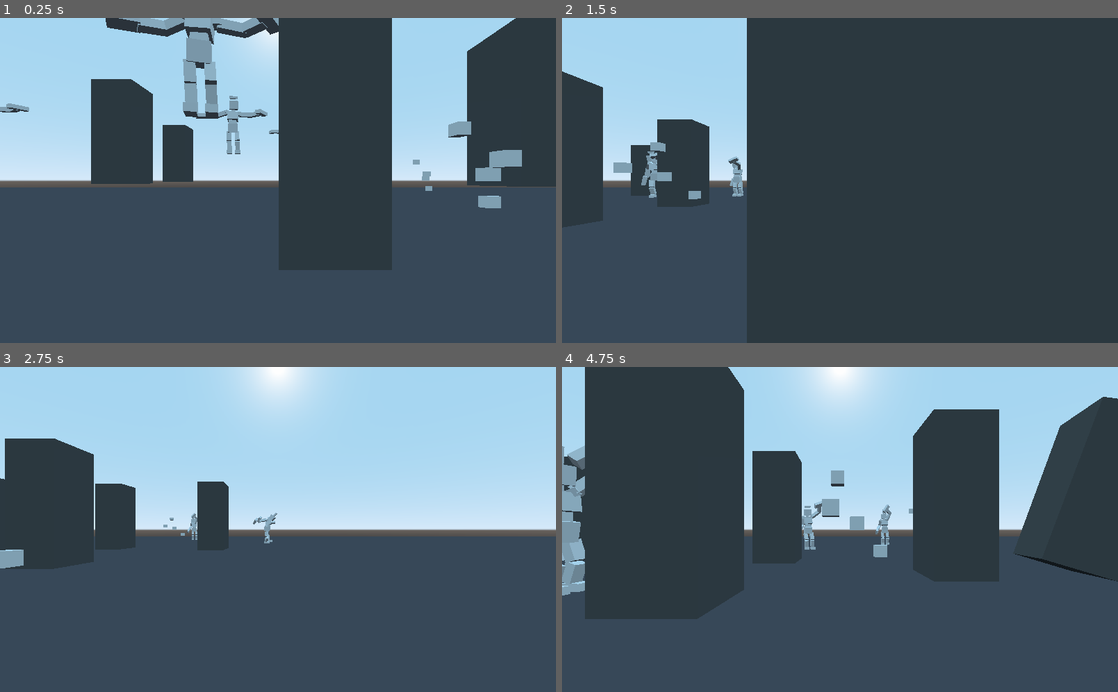
Above: before the commit, frames 1-4 (two rows, left to right).
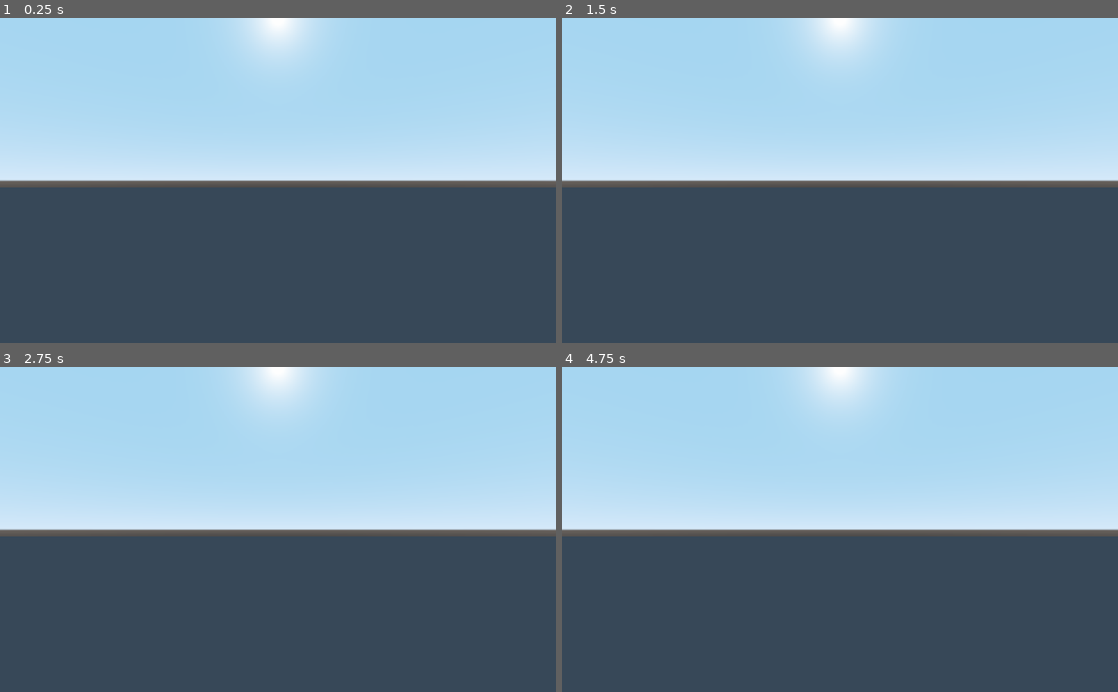
Above: after the commit, the same moments.

Repository: Schonn/GodotActiveRagdoll
Game: Godot game, scene res://Environments/BaseWorld.tscn
Two runs of this game, one before a commit and one after it. Both use one fixed random seed, a clock stepped at 60 frames per second and the inputs below.
Inputs (mouse positions are in pixels of both pictures, inside the frame that each line leads up to):
- Up to frame 1 (0.25 s): no input
- Up to frame 2 (1.5 s): move the mouse to (962, 164) at 0.52 s; hold D (gred_straferight) 0.53-1.28 s; hold Right mouse button (gred_playerpickup) 0.53-1.28 s; move the mouse to (728, 196) at 1.27 s; hold S (gred_backwards) from 1.28 s (still down); click (728, 196) at 1.35 s
- Up to frame 3 (2.75 s): move the mouse to (333, 458) at 2.02 s; release S (gred_backwards) at 2.03 s; hold D (gred_straferight) from 2.03 s (still down); hold Right mouse button (gred_playerpickup) from 2.03 s (still down)
- Up to frame 4 (4.75 s): move the mouse to (812, 594) at 2.77 s; release D (gred_straferight) at 2.78 s; release Right mouse button (gred_playerpickup) at 2.78 s; hold W (gred_forwards) 2.78-3.53 s; click (812, 594) at 2.85 s; move the mouse to (1006, 578) at 3.52 s; hold Right mouse button (gred_playerpickup) 3.53-4.28 s; hold A (gred_strafeleft) from 3.53 s (still down); move the mouse to (673, 480) at 4.27 s; click (673, 480) at 4.35 s

The runs differ from the first frame. In frame 1, 32% of the frame differs, in the area x 0-100%, y 0-78%; in frame 2, 73%, in the area x 0-100%, y 0-100%; in frame 3, 8.4%; in frame 4, 40%.
Error in both runs: Invalid call to function 'project_position' in base 'Camera'. Expected 2 arguments. (res://Objects/Characters/Player/Player.gd:37)

Commit message:
Vocal and movement logic update

Diff:
--- a/charactersim/Environments/BaseWorld.gd
+++ b/charactersim/Environments/BaseWorld.gd
@@ -331,7 +331,7 @@
 		else: #set up a generic target response
 			actionDefinition = self._getActionResponseArray(responseDictionary,"ANY",emotionValue)
 		for partSettingsArray in actionDefinition[0]:
-			var settingsChangeName = "em" + str(actionDefinition[2]) + "trpt" + str(actionDefinition[1]) + "ran" + str(actionDefinition[3])
+			var settingsChangeName = "em" + str(actionDefinition[2]) + "trpt" + str(actionDefinition[1]) + "ran" + str(actionDefinition[3]) + "dict" + responseTypeName
 			var settingsTargetPart = partSettingsArray[0]
 			var newRandomActionCooldownMax = partSettingsArray[1]
 			var targetPartMetaArray = partSettingsArray[2]
@@ -360,58 +360,60 @@
 
 #trigger collision sounds for an object depending on speed and collision state
 func _triggerPhysicsSounds(physicsObject,minimumMoveForGratingSound):
+	var impactSoundRetriggerMaxDelay = 10
 	if(physicsObject.has_node("sounds_impact") or physicsObject.has_node("sounds_scraping")):
 		if not(physicsObject.has_meta("physSoundLastCollisionState")): #make collision sounds play once
 			physicsObject.set_meta("physSoundLastCollisionState",false)
+			physicsObject.set_meta("physSoundImpactDelay",impactSoundRetriggerMaxDelay) #don't spam physics impacts
 		if(physicsObject.is_contact_monitor_enabled() == false):
 			physicsObject.contacts_reported = 1
 			physicsObject.set_contact_monitor(true)
-	if(physicsObject.has_node("sounds_impact")):
-		if(len(physicsObject.get_colliding_bodies()) > 0 and physicsObject.get_meta("physSoundLastCollisionState") == false):
-			var audioPlayerObject = physicsObject.get_node("sounds_impact").get_children()[randi() % physicsObject.get_node("sounds_impact").get_children().size()]
-			audioPlayerObject.play()
-			physicsObject.set_meta("physSoundLastCollisionState",true)
-		elif(len(physicsObject.get_colliding_bodies()) == 0 and physicsObject.get_meta("physSoundLastCollisionState") == true):
-			physicsObject.set_meta("physSoundLastCollisionState",false)
+	if (physicsObject.has_meta("physSoundImpactDelay")):
+		if(physicsObject.get_meta("physSoundImpactDelay") == 0):
+			if(physicsObject.has_node("sounds_impact")):
+				if(len(physicsObject.get_colliding_bodies()) > 0 and physicsObject.get_meta("physSoundLastCollisionState") == false):
+					var audioPlayerObject = physicsObject.get_node("sounds_impact").get_children()[randi() % physicsObject.get_node("sounds_impact").get_children().size()]
+					if (audioPlayerObject.is_playing() == false):
+						audioPlayerObject.play()
+					physicsObject.set_meta("physSoundLastCollisionState",true)
+				elif(len(physicsObject.get_colliding_bodies()) == 0 and physicsObject.get_meta("physSoundLastCollisionState") == true):
+					physicsObject.set_meta("physSoundLastCollisionState",false)
+			physicsObject.set_meta("physSoundImpactDelay",impactSoundRetriggerMaxDelay)
+		else:
+			physicsObject.set_meta("physSoundImpactDelay",physicsObject.get_meta("physSoundImpactDelay")-1)
+
 	if(physicsObject.has_node("sounds_scraping")):
+		var audioPlayerObject = physicsObject.get_node("sounds_scraping").get_children()[randi() % physicsObject.get_node("sounds_scraping").get_children().size()]
 		if(len(physicsObject.get_colliding_bodies()) > 0 and
 			physicsObject.get_linear_velocity().x > minimumMoveForGratingSound or
 			physicsObject.get_linear_velocity().y > minimumMoveForGratingSound or
-			physicsObject.get_linear_velocity().z > minimumMoveForGratingSound):
-			var audioPlayerObject = physicsObject.get_node("sounds_scraping").get_children()[randi() % physicsObject.get_node("sounds_scraping").get_children().size()]
+			physicsObject.get_linear_velocity().z > minimumMoveForGratingSound and
+			audioPlayerObject.is_playing() == false):
 			audioPlayerObject.play()
+		else:
+			audioPlayerObject.stop()
+
+#play emotion change sounds when the emotion changes
+func _triggerEmotionChangeSounds(characterObject,emotionValue):
+	if not(characterObject.has_meta("previousEmotionSoundState")):
+		characterObject.set_meta("previousEmotionSoundState",-1)
+	if(characterObject.get_meta("previousEmotionSoundState") != emotionValue): #only trigger sound on emotion change
+		if("emotionSoundSourceObject" in characterObject):
+			if(characterObject.emotionSoundSourceObject != null):
+				if(characterObject.emotionSoundSourceObject.has_node("sounds_emotions")):
+					var emotionSoundCollectionNode = characterObject.emotionSoundSourceObject.get_node("sounds_emotions")
+					if(emotionSoundCollectionNode.has_node("sounds_emotion" + str(emotionValue))):
+						var emotionSoundNodes = emotionSoundCollectionNode.get_node("sounds_emotion" + str(emotionValue)).get_children()
+						var audioPlayerObject = emotionSoundNodes[randi() % emotionSoundNodes.size()]
+						if (audioPlayerObject.is_playing() == false):
+							audioPlayerObject.play()
+		characterObject.set_meta("previousEmotionSoundState",emotionValue)
+
 
 # process scene
 func _physics_process(delta):
 	#object for performing comparisons
 	var currentCompareObject = self.get_children()[sceneScanIterate]
-
-#	#handle object collision audio
-#	var currentAudioRigidBody = null
-#	if(currentCompareObject.get_class() == "RigidBody"):
-#		currentAudioRigidBody = currentCompareObject
-#	elif(currentCompareObject.get_children() != []):
-		#todo: audio shortlists for iteration
-#		if not (currentCompareObject.has_meta("rigidBodyAudioIteration")):
-#			currentCompareObject.set_meta("rigidBodyAudioIteration",0)
-#		var subRigidBody = currentCompareObject.get_children()[currentCompareObject.get_meta("rigidBodyAudioIteration")]
-#		if(subRigidBody.get_class() == "RigidBody"):
-#			currentAudioRigidBody = subRigidBody
-#		if(currentCompareObject.get_meta("rigidBodyAudioIteration")+1 > (len(currentCompareObject.get_children())-1)):
-#			currentCompareObject.set_meta("rigidBodyAudioIteration",0)
-#		else:
-#			currentCompareObject.set_meta("rigidBodyAudioIteration",currentCompareObject.get_meta("rigidBodyAudioIteration")+1)
-#	if(currentAudioRigidBody != null):
-#		if not (currentAudioRigidBody.has_meta("previousCollisionState")):
-#			currentAudioRigidBody.set_meta("previousCollisionState",false)
-#		if(currentAudioRigidBody.is_contact_monitor_enabled() == false):
-#			currentAudioRigidBody.contacts_reported = 1
-#			currentAudioRigidBody.set_contact_monitor(true)
-#		if(currentAudioRigidBody.get_colliding_bodies() != [] and currentAudioRigidBody.get_meta("previousCollisionState") == false):
-#			print(currentAudioRigidBody.name + " is colliding with something")
-#			currentAudioRigidBody.set_meta("previousCollisionState",true)
-#		elif(currentAudioRigidBody.get_colliding_bodies() == [] and currentAudioRigidBody.get_meta("previousCollisionState") == true):
-#			currentAudioRigidBody.set_meta("previousCollisionState",false)
 
 	#second scan to compare scene objects
 	var randomSceneRangeMax = int(rand_range(1,50))
@@ -424,7 +426,7 @@
 			if(self._getDistance(currentCompareObject,currentObject.targetDistanceReference) < currentObject.targetDistanceLimit):
 				if("focusTarget" in currentObject and "focusTime" in currentObject):
 					#if the current focus object has been looked at enough, it isnt the self object and it has some inner parts to focus on, focus on it
-					if(currentObject.focusTime <= 0 and currentCompareObject != currentObject and "focusPartList" in currentCompareObject and "obstacleArea" in currentCompareObject):
+					if(currentObject.focusTime <= 0 and currentCompareObject != currentObject and "focusPartList" in currentCompareObject):
 						currentObject.focusTarget = currentCompareObject
 						currentObject.focusTime = int(rand_range(currentObject.focusTimeMax*0.3,currentObject.focusTimeMax))
 						print("switched " + currentObject.name + " focus to " + currentObject.focusTarget.name)
@@ -442,6 +444,7 @@
 						#and add it (or subtract it if negative) to the emotion value which defaults at 3 (neutral)
 						newEmotionValue = newEmotionValue + (currentObject.traitPerceptions[otherCharacterTrait[0]] * otherCharacterTrait[1])
 					currentObject.emotionValue = clamp(round(newEmotionValue),0,6) #round value
+					self._triggerEmotionChangeSounds(currentObject,currentObject.emotionValue) #play emotion change sounds
 					print(currentObject.name + " changed emotion to " + str(currentObject.emotionValue) + " because of seeing " + currentObject.focusTarget.name)
 				currentObject.emotionChangeCounter = currentObject.emotionCounterMax
 			else:
@@ -449,7 +452,7 @@
 		if("focusSubTarget" in currentObject and "focusSubTime" in currentObject):
 			#quickly change between sub focus objects
 			if(currentObject.focusTarget != null):
-				if(currentObject.focusSubTime <= 0 and "focusPartList" in currentObject.focusTarget and "obstacleArea" in currentCompareObject):
+				if(currentObject.focusSubTime <= 0 and "focusPartList" in currentObject.focusTarget):
 					currentObject.focusSubTarget = currentObject.focusTarget.focusPartList[randi() % currentObject.focusTarget.focusPartList.size()]
 					currentObject.focusSubTime = int(rand_range(currentObject.focusSubTimeMax*0.3,currentObject.focusSubTimeMax))
 					#print("switched " + currentObject.name + " sub focus to " + currentObject.focusSubTarget.name)
@@ -463,13 +466,17 @@
 		if("targetDistance" in currentObject and "targetDistanceMaxCloseness" in currentObject and "focusSubTarget" in currentObject):
 			if(currentObject.focusSubTarget != null): #if there is a target
 				var areaReachedTarget = false
-				if("obstacleArea" in currentObject):#if the object can detect that it is bumping into things, step back
+				if("reachedTargetArea" in currentObject and "reachedTargetArea" in currentObject.focusTarget):
+					var movementBlockedArea = currentObject.reachedTargetArea
+					var obscuringObjects = movementBlockedArea.get_overlapping_areas()
+					if(currentObject.focusTarget.reachedTargetArea in obscuringObjects): #stop completely if its the target that we have reached
+						areaReachedTarget = true
+				if("obstacleArea" in currentObject and areaReachedTarget == false):#if the object can detect that it is bumping into things, step back
 					var movementBlockedArea = currentObject.obstacleArea
 					var obscuringObjects = movementBlockedArea.get_overlapping_areas()
-					if(currentObject.focusTarget.obstacleArea in obscuringObjects): #stop completely if its the target that we have reached
-						areaReachedTarget = true
-					elif(obscuringObjects != []): #step back if its something in the way
-						currentObject.blockedMovementReverseTime = currentObject.blockedReverseTimeMax
+					if(obscuringObjects != []):
+						if("obstacleArea" in obscuringObjects[0].get_owner()): #step back if its something in the way
+							currentObject.blockedMovementReverseTime = currentObject.blockedReverseTimeMax
 					elif(currentObject.blockedMovementReverseTime > 0):
 						currentObject.blockedMovementReverseTime -= 1
 				if(areaReachedTarget == false): #if the target is far enough away
@@ -486,7 +493,7 @@
 							self._updateResponseAction(currentObject,currentObject.focusSubTarget,currentObject.closeResponseActions,"closeResponse",currentObject.emotionValue)
 
 		#collision sounds for simple objects
-		if not ("movingPartList" in currentObject and currentObject.get_class() != "RigidBody"):
+		if not ("movingPartList" in currentObject and currentObject.get_class() != "RigidBody"): #if it's just a rigid body
 			self._triggerPhysicsSounds(currentObject,5)
 		elif("movingPartList" in currentObject):#apply movements to nodes marked with specific meta tags for movement and rotation
 			if not (currentObject.has_meta("isDefaultActionApplied")):
--- a/charactersim/Environments/BaseWorld.tscn
+++ b/charactersim/Environments/BaseWorld.tscn
@@ -1,10 +1,10 @@
 [gd_scene load_steps=11 format=2]
 
 [ext_resource path="res://Environments/BaseWorld.gd" type="Script" id=1]
-[ext_resource path="res://Objects/Props/SimplePillar.tscn" type="PackedScene" id=2]
-[ext_resource path="res://Objects/Characters/Player/Player.tscn" type="PackedScene" id=3]
-[ext_resource path="res://Objects/Props/baseTarget.tscn" type="PackedScene" id=4]
-[ext_resource path="res://Objects/Characters/BaseCharacter/baseCharacter.tscn" type="PackedScene" id=5]
+[ext_resource path="res://Objects/Characters/Player/Player.tscn" type="PackedScene" id=2]
+[ext_resource path="res://Objects/Props/Abacus/Abacus.tscn" type="PackedScene" id=3]
+[ext_resource path="res://Objects/Characters/BaseCharacter/baseCharacter.tscn" type="PackedScene" id=4]
+[ext_resource path="res://Objects/Props/baseTarget.tscn" type="PackedScene" id=5]
 
 [sub_resource type="BoxShape" id=1]
 
@@ -51,73 +51,8 @@
 [node name="world" type="Spatial"]
 script = ExtResource( 1 )
 
-[node name="SimplePillar" parent="." instance=ExtResource( 2 )]
-
-[node name="SimplePillar2" parent="." instance=ExtResource( 2 )]
-transform = Transform( 1, 0, 0, 0, 1, 0, 0, 0, 1, -20.9271, 9.33451, -33.8511 )
-
-[node name="SimplePillar3" parent="." instance=ExtResource( 2 )]
-transform = Transform( 1, 0, 0, 0, 1, 0, 0, 0, 1, 14.5781, 9.26488, -5.90256 )
-
-[node name="SimplePillar4" parent="." instance=ExtResource( 2 )]
-transform = Transform( 1, 0, 0, 0, 1, 0, 0, 0, 1, 0.767746, 9.28361, -13.3204 )
-
-[node name="SimplePillar5" parent="." instance=ExtResource( 2 )]
-transform = Transform( 1, 0, 0, 0, 1, 0, 0, 0, 1, -30.0815, 9.238, 6.26099 )
-
-[node name="SimplePillar6" parent="." instance=ExtResource( 2 )]
-transform = Transform( 1, 0, 0, 0, 1, 0, 0, 0, 1, -9.25402, 9.20705, 18.5635 )
-
-[node name="SimplePillar7" parent="." instance=ExtResource( 2 )]
-transform = Transform( 1, 0, 0, 0, 1, 0, 0, 0, 1, 21.5682, 9.22089, 12.1132 )
-
-[node name="SimplePillar8" parent="." instance=ExtResource( 2 )]
-transform = Transform( 1, 0, 0, 0, 1, 0, 0, 0, 1, 31.1019, 9.26121, -4.77718 )
-
-[node name="SimplePillar9" parent="." instance=ExtResource( 2 )]
-transform = Transform( 1, 0, 0, 0, 1, 0, 0, 0, 1, -18.6281, 9.2885, -14.8831 )
-
-[node name="Player" parent="." instance=ExtResource( 3 )]
+[node name="Player" parent="." instance=ExtResource( 2 )]
 transform = Transform( 1, 0, 0, 0, 1, 0, 0, 0, 1, -2.08966, 4.13816, 10.1568 )
-
-[node name="baseTarget" parent="." instance=ExtResource( 4 )]
-transform = Transform( 1, 0, 0, 0, 1, 0, 0, 0, 1, 7.7031, 4.41538, -0.669537 )
-
-[node name="baseTarget2" parent="." instance=ExtResource( 4 )]
-transform = Transform( 1, 0, 0, 0, 1, 0, 0, 0, 1, 17.589, 4.41538, -20.83 )
-
-[node name="baseTarget3" parent="." instance=ExtResource( 4 )]
-transform = Transform( 1, 0, 0, 0, 1, 0, 0, 0, 1, 29.6528, 4.41538, 25.1088 )
-
-[node name="baseTarget4" parent="." instance=ExtResource( 4 )]
-transform = Transform( 1, 0, 0, 0, 1, 0, 0, 0, 1, -15.8786, 4.41538, 28.6821 )
-
-[node name="BaseCharacter" parent="." instance=ExtResource( 5 )]
-transform = Transform( 1, 0, 0, 0, 1, 0, 0, 0, 1, -5.9765, 12.8499, -1.3488 )
-
-[node name="BaseCharacter3" parent="." instance=ExtResource( 5 )]
-transform = Transform( 1, 0, 0, 0, 1, 0, 0, 0, 1, -7.5545, 12.8858, -17.9281 )
-
-[node name="BaseCharacter4" parent="." instance=ExtResource( 5 )]
-transform = Transform( 1, 0, 0, 0, 1, 0, 0, 0, 1, 16.7839, 12.9061, -37.6131 )
-
-[node name="BaseCharacter5" parent="." instance=ExtResource( 5 )]
-transform = Transform( 1, 0, 0, 0, 1, 0, 0, 0, 1, 37.8704, 12.8451, -16.9594 )
-
-[node name="BaseCharacter6" parent="." instance=ExtResource( 5 )]
-transform = Transform( 1, 0, 0, 0, 1, 0, 0, 0, 1, 0.908199, 12.8979, -27.1918 )
-
-[node name="BaseCharacter7" parent="." instance=ExtResource( 5 )]
-transform = Transform( 1, 0, 0, 0, 1, 0, 0, 0, 1, -34.941, 12.9048, -15.8825 )
-
-[node name="BaseCharacter8" parent="." instance=ExtResource( 5 )]
-transform = Transform( 1, 0, 0, 0, 1, 0, 0, 0, 1, -38.5415, 12.8214, 25.636 )
-
-[node name="BaseCharacter9" parent="." instance=ExtResource( 5 )]
-transform = Transform( 1, 0, 0, 0, 1, 0, 0, 0, 1, 13.7811, 12.7821, 23.1674 )
-
-[node name="BaseCharacter2" parent="." instance=ExtResource( 5 )]
-transform = Transform( 1, 0, 0, 0, 1, 0, 0, 0, 1, -21.4407, 12.8499, -1.3488 )
 
 [node name="Ground" type="RigidBody" parent="."]
 editor/display_folded = true
@@ -131,3 +66,12 @@
 [node name="MeshInstance" type="MeshInstance" parent="Ground/CollisionShape"]
 mesh = SubResource( 2 )
 material/0 = SubResource( 5 )
+
+[node name="Abacus" parent="." instance=ExtResource( 3 )]
+transform = Transform( 1, 0, 0, 0, 1, 0, 0, 0, 1, -10.7991, 17.5343, 3.23933 )
+
+[node name="BaseCharacter" parent="." instance=ExtResource( 4 )]
+transform = Transform( 1, 0, 0, 0, 1, 0, 0, 0, 1, -13.8393, 16.6588, 15.3776 )
+
+[node name="baseTarget" parent="." instance=ExtResource( 5 )]
+transform = Transform( 1, 0, 0, 0, 1, 0, 0, 0, 1, -13.4298, 7.60129, 5.82101 )
